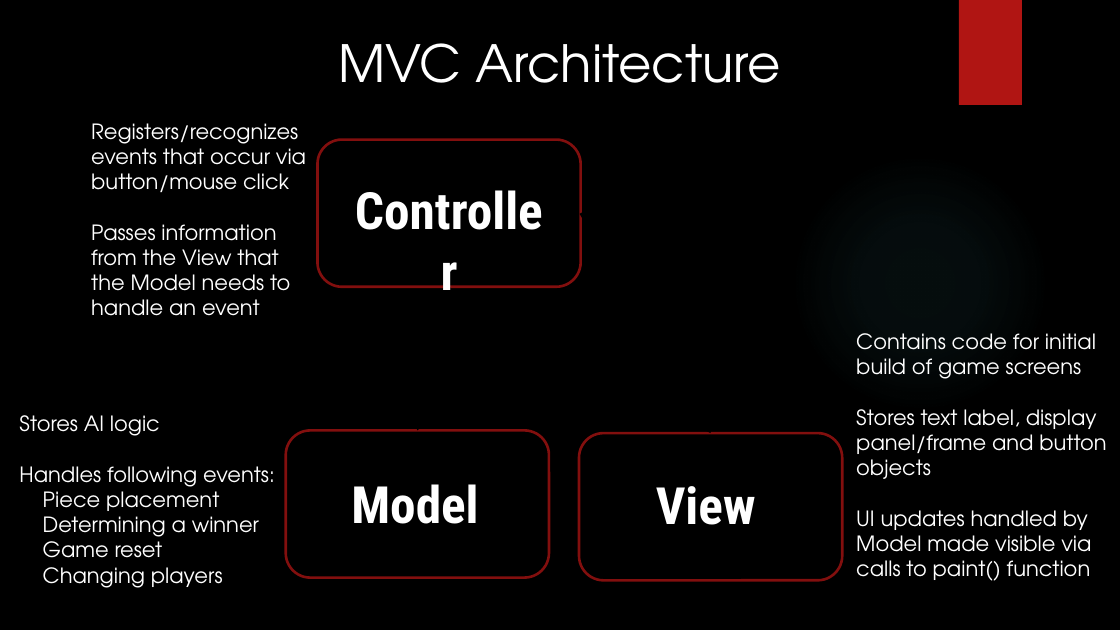
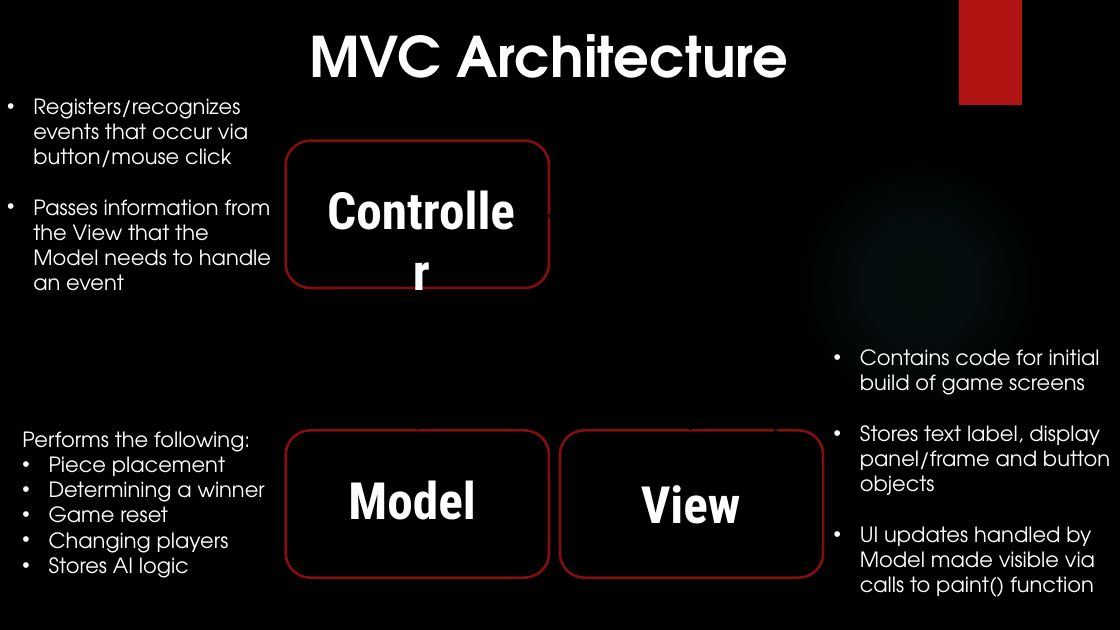
Before and after one commit to HFerencz/CIS434_Spring2019_G2, a slide deck: slide 4 of CIS434 Project Presentation.pptx. Drawn at 1120x630 pixels with LibreOffice and Linux fonts; fonts in the diff are those of the drawing; background and template pictures are left out. Boxes give left, top, right and bottom in pixels: in the first picture for what was removed or moved away, otherwise in the second. Text is boxed around its words. In the diff, an @@ line names an element or a change of style, - is before the commit and + after.

```diff
--- a/CIS434 Project Presentation.pptx
+++ b/CIS434 Project Presentation.pptx
@@ text "MVC Architecture": place and size @@
-text "MVC Architecture" at box(338, 43, 781, 83)
+text "MVC Architecture" at box(309, 34, 788, 78)
@@ text "MVC Architecture" at box(309, 34, 788, 78): size 44 to 48 pt, bold on @@
@@ text "Registers/recognizes events that occur via ..." at box(33, 98, 271, 291): bullet none to • @@
@@ text "Registers/recognizes events that occur via ...": place and size @@
-text "Registers/recognizes events that occur via ..." at box(91, 123, 306, 316)
+text "Registers/recognizes events that occur via ..." at box(33, 98, 271, 291)
@@ rounded rectangle: place and size @@
-rounded rectangle at box(318, 139, 581, 287)
+rounded rectangle at box(286, 141, 549, 288)
@@ text "Controller": place and size @@
-text "Controller" at box(345, 174, 553, 245)
+text "Controller" at box(318, 174, 525, 245)
@@ arrow moved from (797, 427) - (586, 181) to (781, 438) - (551, 165) @@
@@ arrow moved from (581, 213) - (711, 434) to (549, 214) - (691, 430) @@
@@ arrow moved from (450, 287) - (418, 430) to (418, 288) - (418, 430) @@
@@ text "Contains code for initial build ...": place and size @@
-text "Contains code for initial build ..." at box(856, 333, 1106, 581)
+text "Contains code for initial build ..." at box(860, 349, 1110, 597)
@@ text "Contains code for initial build ..." at box(860, 349, 1110, 597): bullet none to • @@
@@ text "Performs the following:": place and size @@
-text "Performs the following:" at box(19, 415, 275, 588)
+text "Performs the following:" at box(22, 431, 265, 578)
@@ text at box(22, 431, 250, 457): text changed @@
-Stores AI logic
-Handles following events:
+Performs the following:
@@ rounded rectangle: place and size @@
-rounded rectangle at box(579, 434, 842, 581)
+rounded rectangle at box(560, 430, 823, 577)
@@ text at box(49, 456, 265, 558): bullet none to • @@
@@ text "Model": place and size @@
-text "Model" at box(351, 484, 478, 524)
+text "Model" at box(348, 480, 475, 520)
@@ text "View": place and size @@
-text "View" at box(656, 486, 756, 525)
+text "View" at box(641, 485, 741, 524)
@@ text at box(49, 551, 189, 578): paragraph added @@
+• Stores AI logic
```
Also in this commit, not shown: 4 other slides changed.
